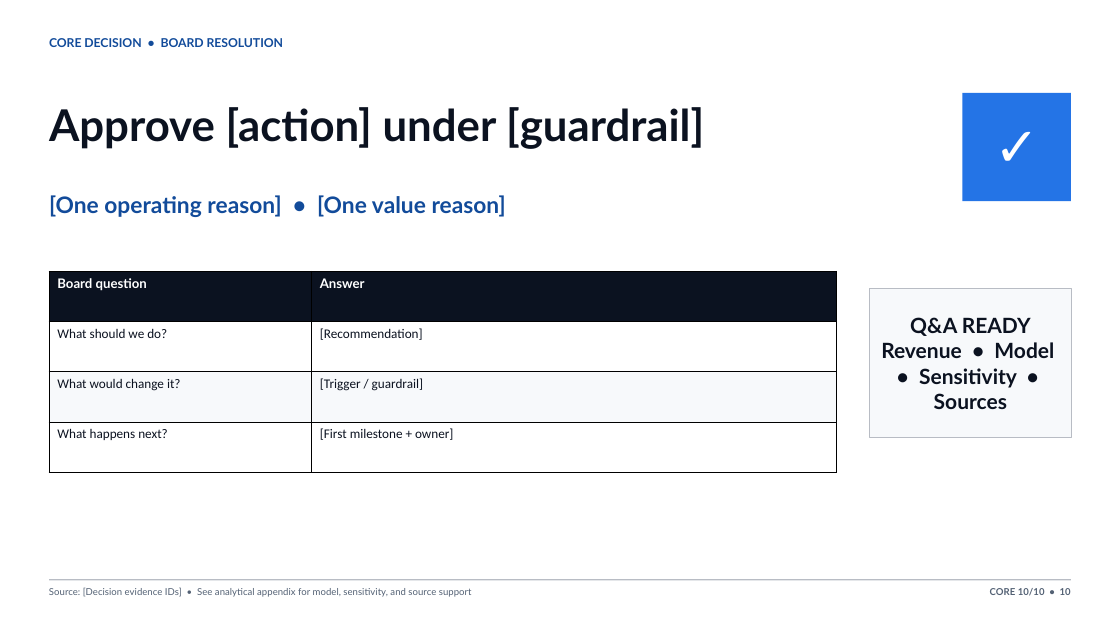
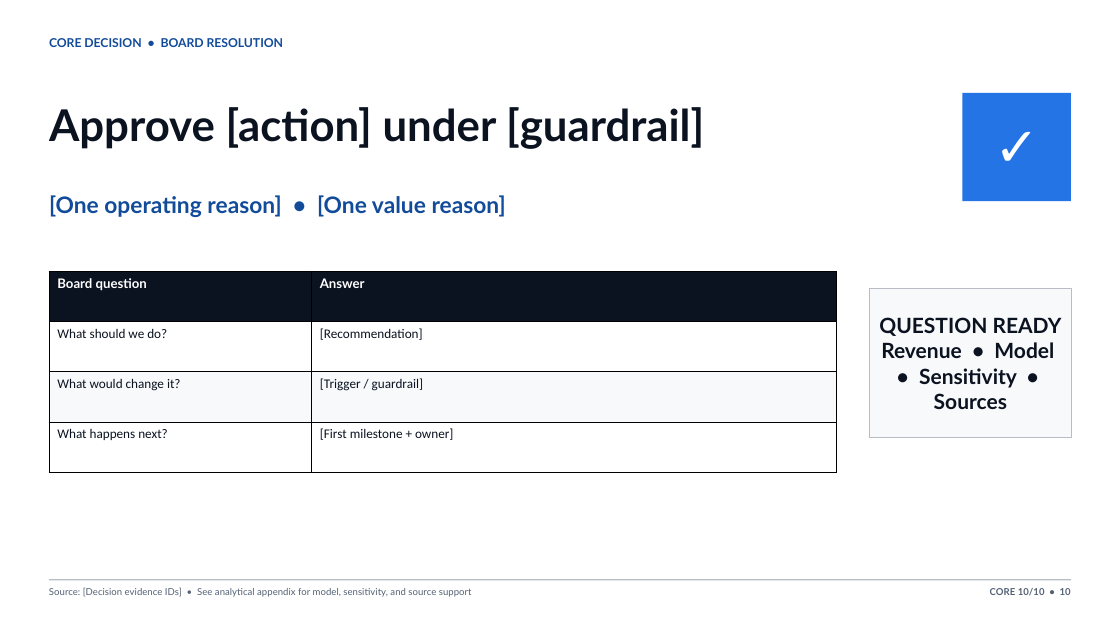
Before and after one commit to bevitts-design/BUS311-Corporate_Finance, a slide deck: slide 10 of CAPSTONE/bus311-capstone-board-deck-template.pptx. Drawn at 1120x630 pixels with LibreOffice and Linux fonts; fonts in the diff are those of the drawing. Boxes give left, top, right and bottom in pixels: in the first picture for what was removed or moved away, otherwise in the second. Text is boxed around its words. In the diff, an @@ line names an element or a change of style, - is before the commit and + after.

```diff
--- a/CAPSTONE/bus311-capstone-board-deck-template.pptx
+++ b/CAPSTONE/bus311-capstone-board-deck-template.pptx
@@ text in rectangle at [879, 317, 1062, 336]: text changed @@
-Q&A READY
+QUESTION READY
```
Also in this commit, not shown: 4 other slides changed, 23 other files.
